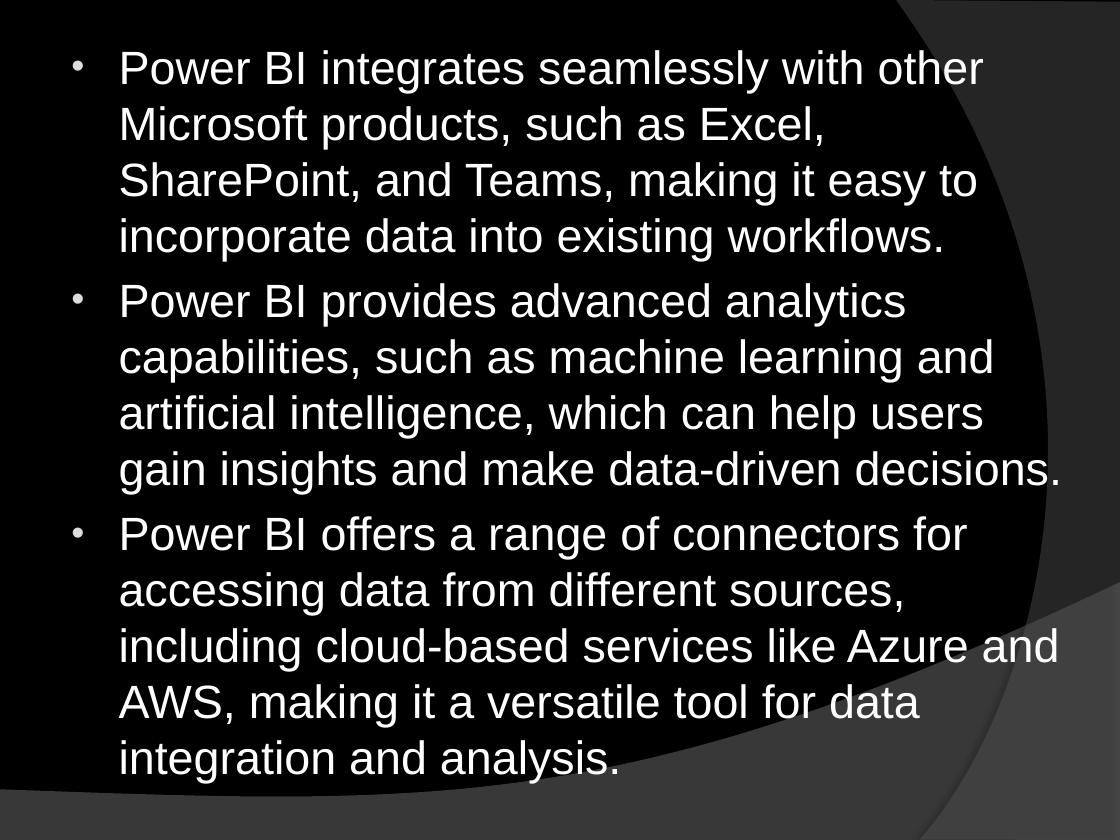
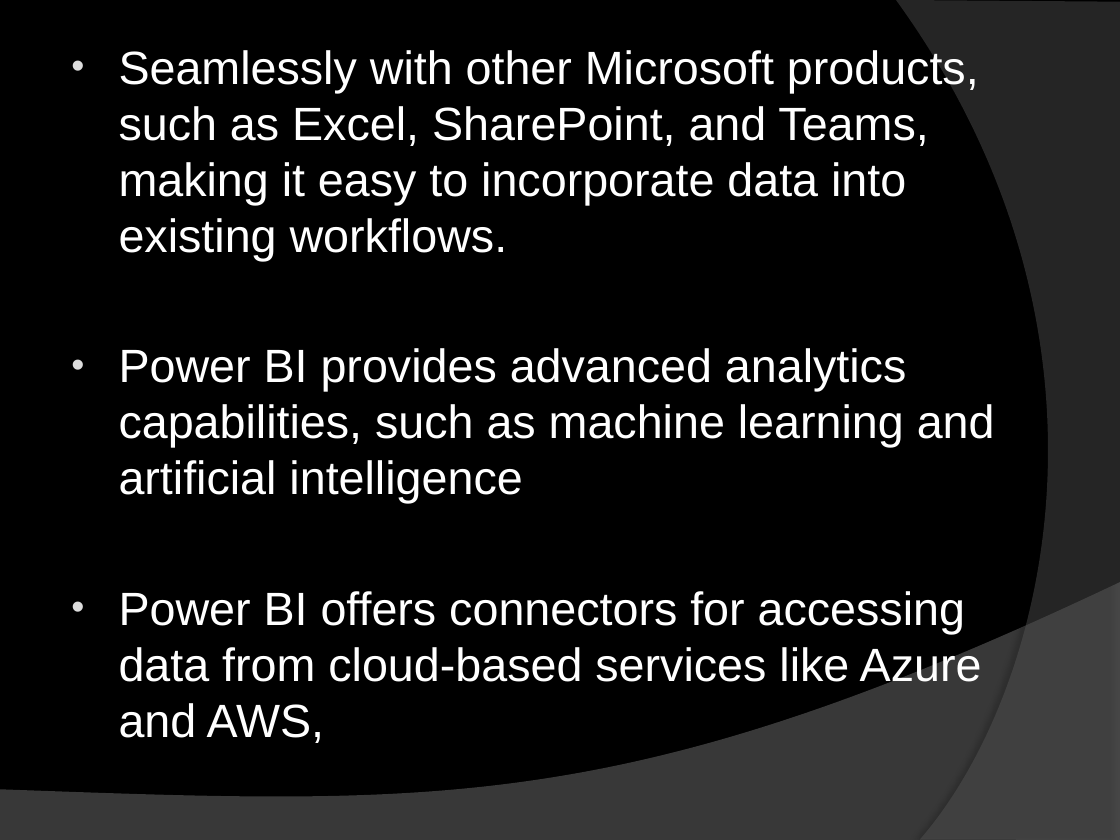
Before and after one commit to AkashChaudhare/abc, a slide deck: slide 10 of Tableau, Power Bi and Mint.pptx. Drawn at 1120x840 pixels with LibreOffice and Linux fonts; fonts in the diff are those of the drawing. Boxes give left, top, right and bottom in pixels: in the first picture for what was removed or moved away, otherwise in the second. Text is boxed around its words. In the diff, an @@ line names an element or a change of style, - is before the commit and + after.

```diff
--- a/Tableau, Power Bi and Mint.pptx
+++ b/Tableau, Power Bi and Mint.pptx
@@ text at (x1=119, y1=50, x2=995, y2=743): text changed @@
-• Power BI integrates seamlessly with other Microsoft products, such as Excel, SharePoint, and Teams, making it easy to incorporate data into existing workflows.
-• Power BI provides advanced analytics capabilities, such as machine learning and artificial intelligence, which can help users gain insights and make data-driven decisions.
-• Power BI offers a range of connectors for accessing data from different sources, including cloud-based services like Azure and AWS, making it a versatile tool for data integration and analysis.
+• Seamlessly with other Microsoft products, such as Excel, SharePoint, and Teams, making it easy to incorporate data into existing workflows.
+• Power BI provides advanced analytics capabilities, such as machine learning and artificial intelligence
+• Power BI offers connectors for accessing data from cloud-based services like Azure and AWS,
```
Also in this commit, not shown: 5 other slides changed.
